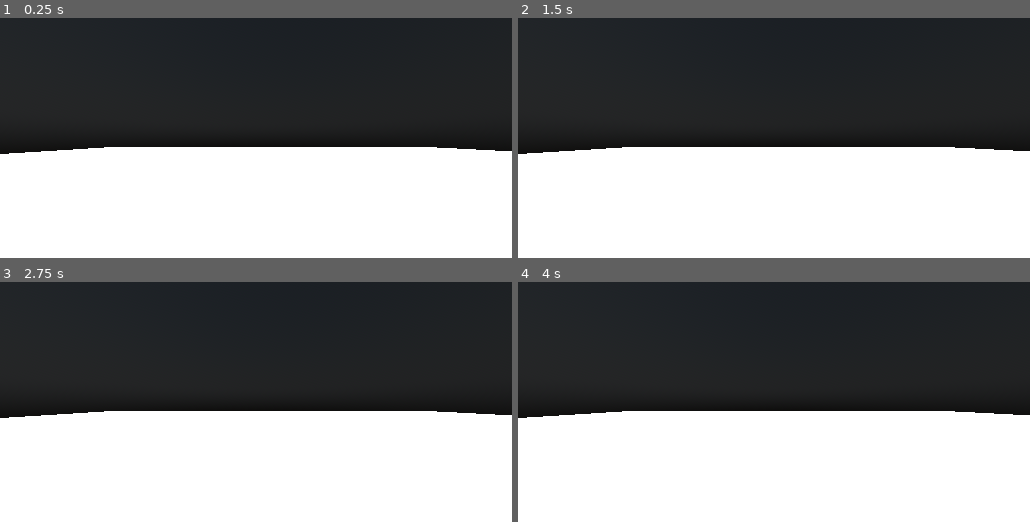
Above: before the commit, frames 1-4 (two rows, left to right).
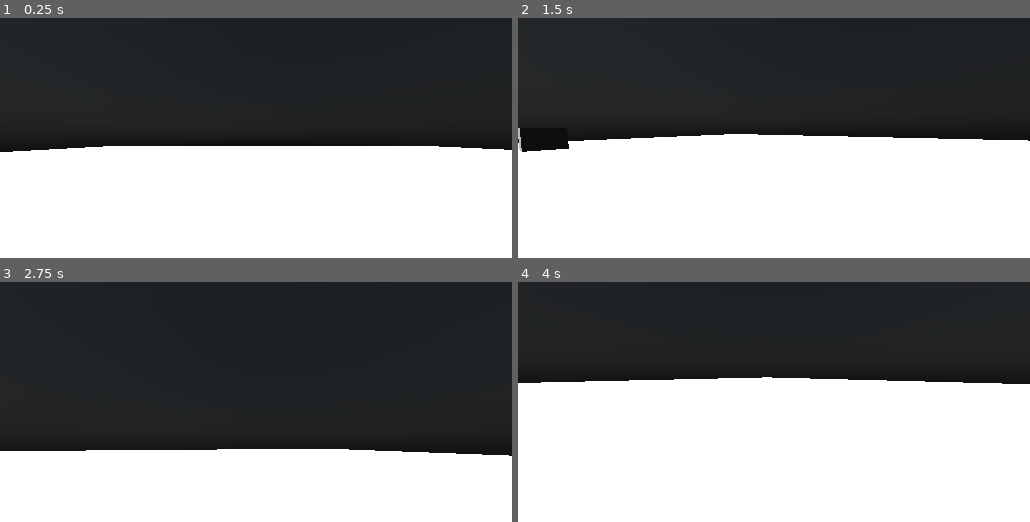
Above: after the commit, the same moments.

Repository: D7x8/Jame-Gam-28
Game: Godot game, scene res://scenes/main.tscn
The game is run twice, just before and just after one commit, with the same random seed, the same clock (stepped at 60 frames per second) and the same inputs.
Inputs (mouse positions are in pixels of both pictures, inside the frame that each line leads up to):
- Up to frame 1 (0.25 s): no input
- Up to frame 2 (1.5 s): move the mouse to (886, 126) at 0.52 s; hold D (right) 0.53-1.28 s; tap E (interact) at 0.6, 1.35 s; tap Space (jump) at 0.77 s; move the mouse to (671, 150) at 1.27 s; hold S (backward) from 1.28 s (still down)
- Up to frame 3 (2.75 s): tap Space (jump) at 1.52 s; move the mouse to (307, 349) at 2.02 s; release S (backward) at 2.03 s; hold D (right) from 2.03 s (still down); hold Shift (sprint) from 2.03 s (still down); tap E (interact) at 2.3 s
- Up to frame 4 (4 s): move the mouse to (748, 450) at 2.77 s; release D (right) at 2.78 s; release Shift (sprint) at 2.78 s; hold W (forward) 2.78-3.53 s; tap E (interact) at 2.85, 3.6 s; tap Space (jump) at 3.02, 3.77 s; move the mouse to (927, 438) at 3.52 s; hold A (left) from 3.53 s (still down)

The runs differ from the first frame. In frame 1, 0.5% of the frame differs, in the area x 0-100%, y 53-57%; in frame 2, 4.0%; in frame 3, 16%, in the area x 0-100%, y 53-73%; in frame 4, 13%.
Error before the commit: Parse Error: Expected type specifier after "is". (res://scripts/Player.gd:71)

Commit message:
split up player scripts

Diff:
--- a/scenes/player.tscn
+++ b/scenes/player.tscn
@@ -1,7 +1,9 @@
-[gd_scene load_steps=5 format=3 uid="uid://da6p7xugiti5x"]
+[gd_scene load_steps=7 format=3 uid="uid://da6p7xugiti5x"]
 
 [ext_resource type="Script" path="res://scripts/Player.gd" id="1_plm0u"]
 [ext_resource type="Material" uid="uid://bb43ngplsfis2" path="res://addons/flexible_toon_shader/FlexibleToonMaterial.tres" id="2_fjjb6"]
+[ext_resource type="Script" path="res://scripts/Camera.gd" id="3_37b05"]
+[ext_resource type="Script" path="res://scripts/Ray.gd" id="4_jwg7r"]
 
 [sub_resource type="CapsuleShape3D" id="CapsuleShape3D_ioq6e"]
 
@@ -19,6 +21,8 @@
 
 [node name="Camera" type="Camera3D" parent="."]
 transform = Transform3D(1, 0, 0, 0, 1, 0, 0, 0, 1, 0, 0.6, 0)
+script = ExtResource("3_37b05")
 
 [node name="Ray" type="RayCast3D" parent="Camera"]
 target_position = Vector3(0, 0, -3)
+script = ExtResource("4_jwg7r")
--- /dev/null
+++ b/scripts/Camera.gd
@@ -0,0 +1,40 @@
+extends Camera3D
+
+# Make variables
+var camera_rotation := Vector2(0, 0)
+var mouse_sensitivity := 0.005
+
+# Get player
+@onready var player = $".."
+
+
+func _ready() -> void:
+	# Remove the mouse from the screen and just capture its movement
+	Input.set_mouse_mode(Input.MOUSE_MODE_CAPTURED)
+
+
+func _input(event) -> void:
+	# If escape is pressed reveal the mouse
+	if event.is_action_pressed("ui_cancel"):
+		Input.set_mouse_mode(Input.MOUSE_MODE_VISIBLE)
+
+	# Get the mouse movement
+	if event is InputEventMouseMotion:
+		# Get how much the mouse has moved and pass it onto the camera_look function
+		var relative_position = event.relative * mouse_sensitivity
+		camera_look(relative_position)
+
+# Rotate the camera
+func camera_look(movement: Vector2) -> void:
+	# Add how much the camera has moved to the camera rotation
+	camera_rotation += movement
+	# Stop the player from making the camera go upside down by looking too far up and down
+	camera_rotation.y = clamp(camera_rotation.y, deg_to_rad(-90), deg_to_rad(90))
+
+	# Reset the transform basis
+	player.transform.basis = Basis()
+	transform.basis = Basis()
+
+	# Finally rotate the object, the player and camera needs to rotate on the x and only the camera should rotate on the y
+	player.rotate_object_local(Vector3.UP, -camera_rotation.x)
+	rotate_object_local(Vector3.RIGHT, -camera_rotation.y)
--- a/scripts/Player.gd
+++ b/scripts/Player.gd
@@ -11,49 +11,6 @@
 # Is running
 var running := false
 
-# Get nodes
-@onready var main_camera := $Camera
-@onready var interact_ray := $Camera/Ray
-@onready var ground_node := $"../Ground"
-
-# Preload scenes to spawn
-var test_tower = preload("res://scenes/test_tower.tscn")
-
-# Make the camera variables
-var camera_rotation := Vector2(0, 0)
-var mouse_sensitivity := 0.005
-
-
-func _ready() -> void:
-	# Remove the mouse from the screen and just capture its movement
-	Input.set_mouse_mode(Input.MOUSE_MODE_CAPTURED)
-
-
-func _input(event) -> void:
-	# If escape is pressed reveal the mouse
-	if event.is_action_pressed("ui_cancel"):
-		Input.set_mouse_mode(Input.MOUSE_MODE_VISIBLE)
-
-	# Get the mouse movement
-	if event is InputEventMouseMotion:
-		# Get how much the mouse has moved and pass it onto the camera_look function
-		var relative_position = event.relative * mouse_sensitivity
-		camera_look(relative_position)
-
-# Rotate the camera
-func camera_look(movement: Vector2) -> void:
-	# Add how much the camera has moved to the camera rotation
-	camera_rotation += movement
-	# Stop the player from making the camera go upside down by looking too far up and down
-	camera_rotation.y = clamp(camera_rotation.y, deg_to_rad(-90), deg_to_rad(90))
-
-	# Reset the transform basis
-	transform.basis = Basis()
-	main_camera.transform.basis = Basis()
-
-	# Finally rotate the object, the player and camera needs to rotate on the x and only the camera should rotate on the y
-	rotate_object_local(Vector3.UP, -camera_rotation.x)
-	main_camera.rotate_object_local(Vector3.RIGHT, -camera_rotation.y)
 
 
 func _physics_process(delta):
@@ -64,11 +21,6 @@
 	# Handle jump
 	if Input.is_action_just_pressed("jump") and is_on_floor():
 		velocity.y = JUMP_VELOCITY
-
-	# Interact with objects
-	if Input.is_action_just_pressed("interact") and interact_ray.is_colliding():
-		var interacted_object: Object = interact_ray.get_collider()
-		if interacted_object is
 
 	# Get the input direction and handle the movement/deceleration
 	var input_dir = Input.get_vector("left", "right", "forward", "backward")
--- /dev/null
+++ b/scripts/Ray.gd
@@ -0,0 +1,17 @@
+extends RayCast3D
+
+# Get nodes
+@onready var ground_node := $"../Ground"
+@onready var player := $".."
+
+# Preload scenes to spawn
+var test_tower = preload("res://scenes/test_tower.tscn")
+
+# Interact with objects
+func _physics_process(delta):
+	if Input.is_action_just_pressed("interact") and is_colliding():
+		var interacted_object: Object = get_collider()
+		if interacted_object == ground_node:
+			var new_tower: StaticBody3D = test_tower.instantiate()
+			new_tower.global_position = get_collision_point()
+			new_tower.rotation.y = player.rotation.y
